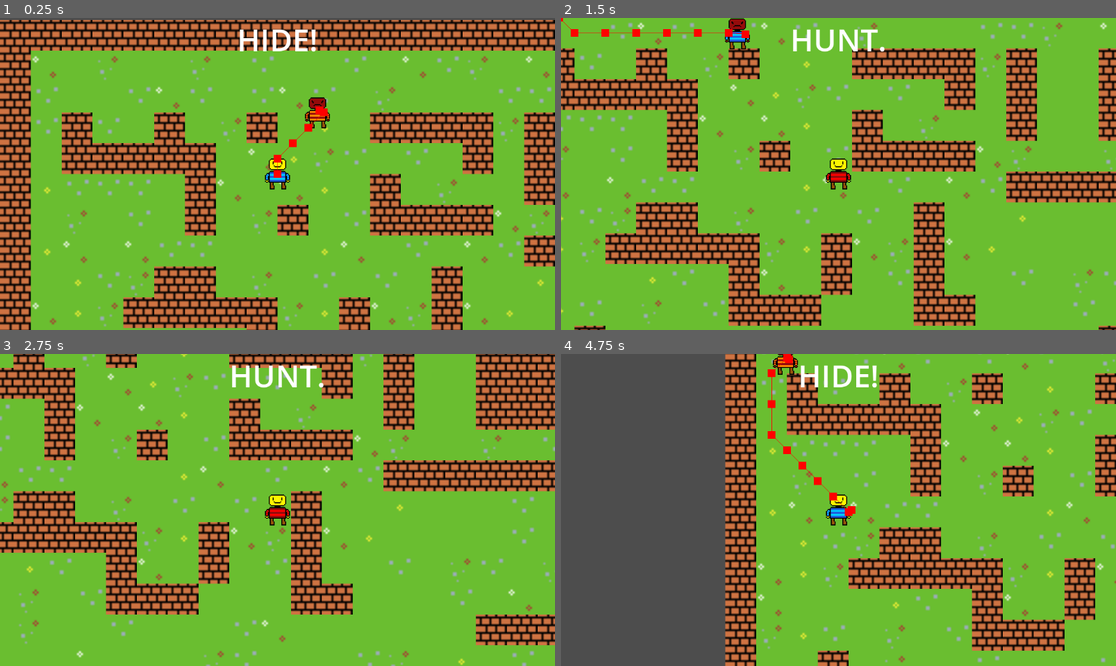
Above: before the commit, frames 1-4 (two rows, left to right).
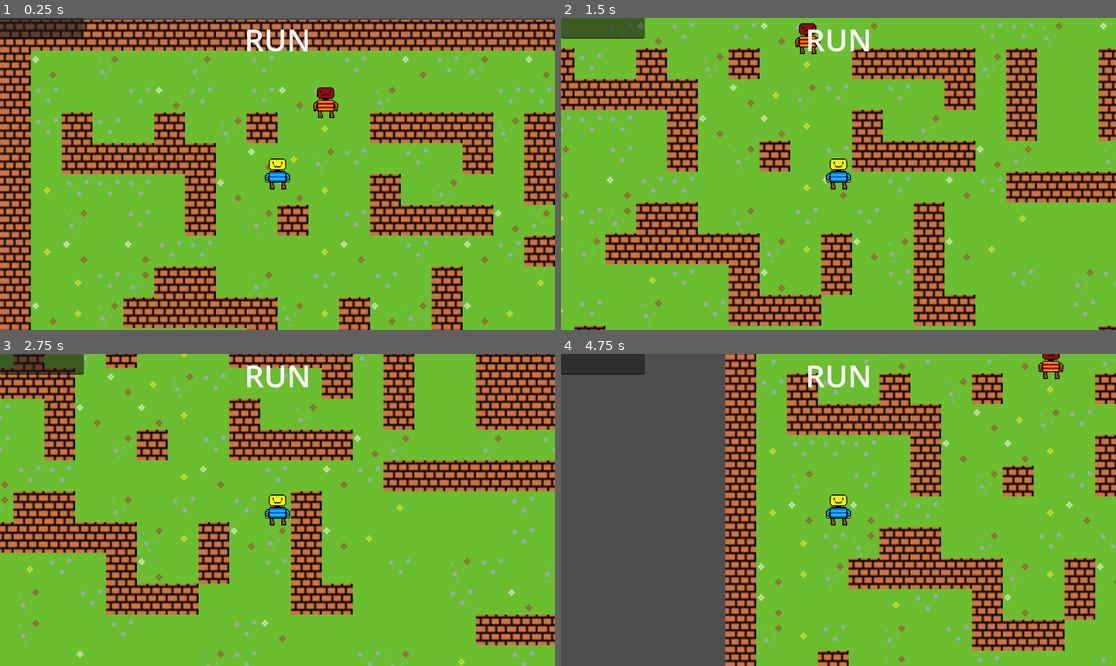
Above: after the commit, the same moments.

Repository: LegoMaster7001/fargo-game-jam-2025
Game: Godot game, scene res://Scenes/Game.tscn
Same seed, same stepped clock (60 frames per second), same inputs: the game is played once before the commit and once after it.
Inputs:
- Up to frame 1 (0.25 s): no input
- Up to frame 2 (1.5 s): hold Right (ui_right) 0.53-1.28 s; hold Space (call_groundies) 0.53-1.28 s; hold Down (ui_down) from 1.28 s (still down); tap E at 1.35 s
- Up to frame 3 (2.75 s): tap Enter at 2 s; release Down (ui_down) at 2.03 s; hold Right (ui_right) from 2.03 s (still down); hold Space (call_groundies) from 2.03 s (still down)
- Up to frame 4 (4.75 s): release Right (ui_right) at 2.78 s; release Space (call_groundies) at 2.78 s; hold Up (ui_up) 2.78-3.53 s; tap E at 2.85, 4.35 s; tap Enter at 3.5 s; hold Space (call_groundies) 3.53-4.28 s; hold Left (ui_left) from 3.53 s (still down); tap F (debug_flip_role) at 4.15 s

The runs differ from the first frame. In frame 1, 2.0% of the frame differs, in the area x 0-61%, y 0-52%; in frame 2, 2.3%; in frame 3, 1.5%; in frame 4, 2.5%, in the area x 0-91%, y 0-52%.
Error after the commit: Parse Error: Identifier "scorekeeping" not declared in the current scope. (res://Scripts/Global.gd:17)

Commit message:
merge main

Diff:
--- a/Scenes/hud.tscn
+++ b/Scenes/hud.tscn
@@ -27,3 +27,8 @@
 text = "RUN"
 label_settings = SubResource("LabelSettings_3gfia")
 horizontal_alignment = 1
+
+[node name="TextEdit" type="TextEdit" parent="."]
+layout_mode = 0
+offset_right = 174.0
+offset_bottom = 43.0
--- a/Scripts/Global.gd
+++ b/Scripts/Global.gd
@@ -3,11 +3,27 @@
 signal role_changed(hunted: bool)
 
 var hunted = false
+var score = 0
 
 # "alias" for !hunted
 var hunting: bool :
 	get(): return !hunted
 
 func flip_role():
+	if (Global.hunted):
+		Global.addScore()
+	else:
+		Global.subtractScore()
+	scorekeeping.update_score()
 	Global.hunted = !Global.hunted
 	Global.role_changed.emit(Global.hunted)
+
+func addScore():
+	score += 1
+	if (score == 5):
+		get_tree().quit()
+
+func subtractScore():
+	score -= 1
+	if (score == -5):
+		get_tree().quit()
--- a/Scripts/enemy.gd
+++ b/Scripts/enemy.gd
@@ -1,5 +1,6 @@
 class_name Enemy
 extends CharacterBody2D
+
 
 const speed = 50
 
@@ -9,6 +10,7 @@
 @export var role_flip_timer: Timer
 @onready var nav_agent := $NavigationAgent2D as NavigationAgent2D
 @onready var initial_pos := global_position
+@onready var scorekeeping = ScoreKeeping.new()
 
 
 func _ready() -> void:
